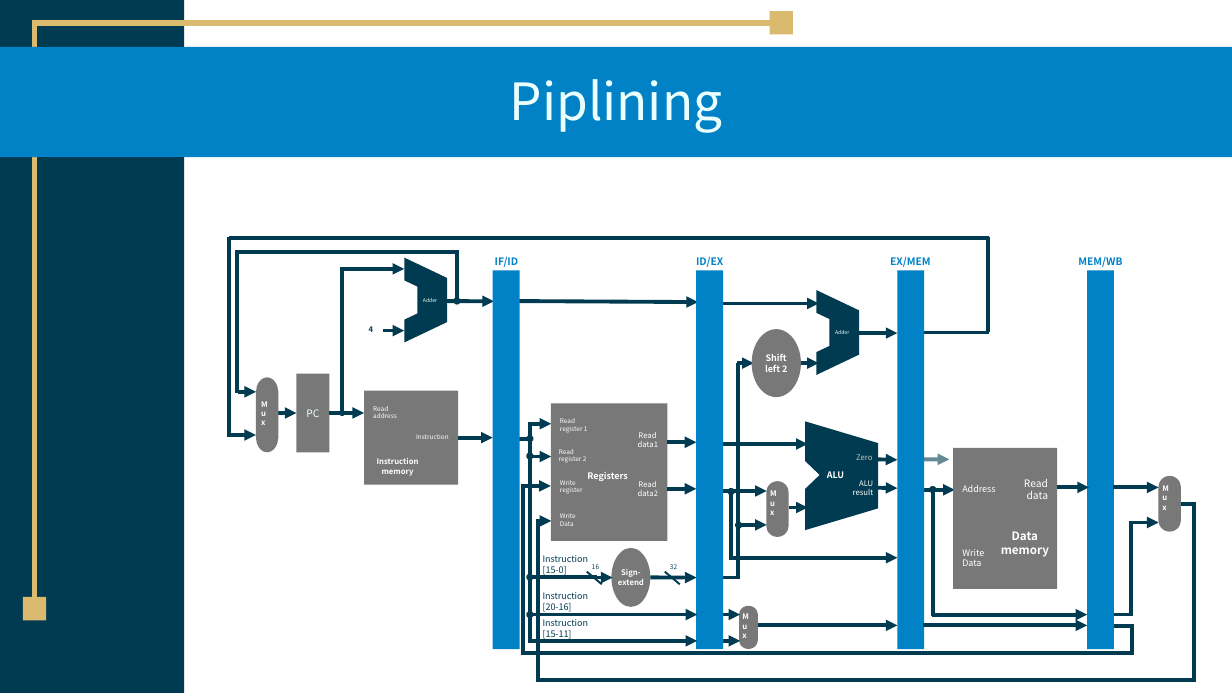
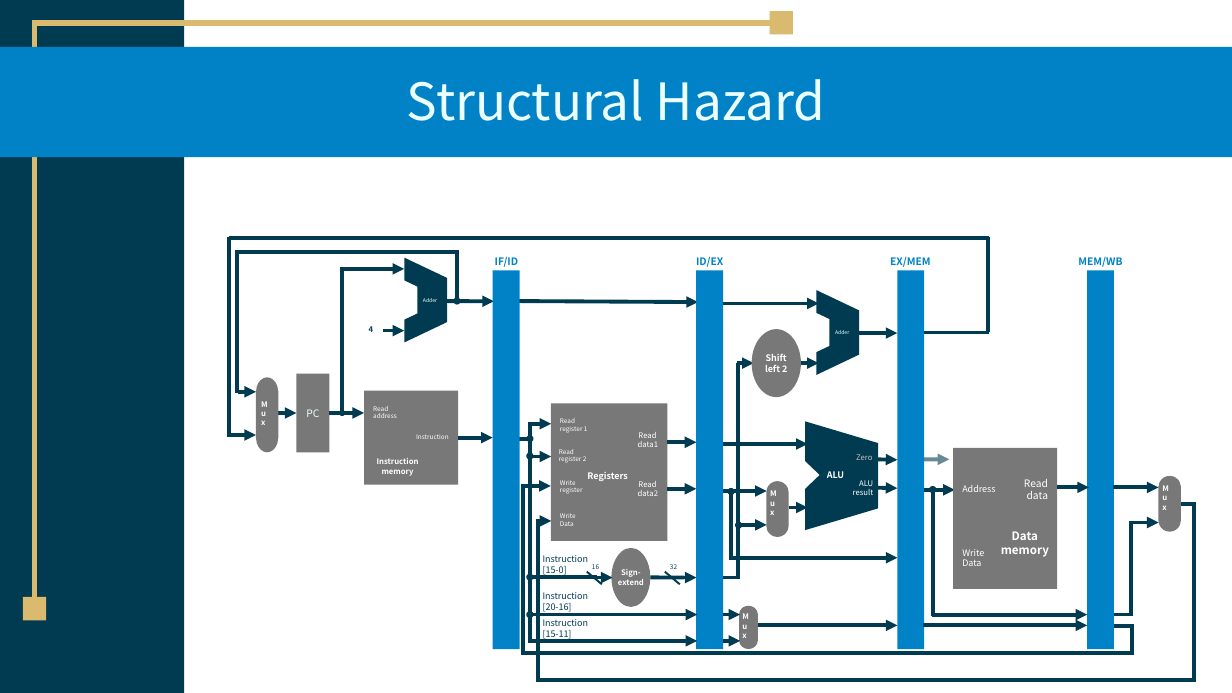
Before and after one commit to TikaWorld/EZ-Study, a slide deck: slide 12 of ComputerOrganization/Chapter4.pptx. Drawn at 1232x693 pixels with LibreOffice and Linux fonts; fonts in the diff are those of the drawing. Boxes give left, top, right and bottom in pixels: in the first picture for what was removed or moved away, otherwise in the second. Text is boxed around its words. In the diff, an @@ line names an element or a change of style, - is before the commit and + after.

Commit message:
Update Hazard and Solutions

```diff
--- a/ComputerOrganization/Chapter4.pptx
+++ b/ComputerOrganization/Chapter4.pptx
@@ title at (x1=407, y1=79, x2=825, y2=121): text changed @@
-Piplining
+Structural Hazard
```
Also in this commit, not shown: 2 other slides changed, 7 slides added.
